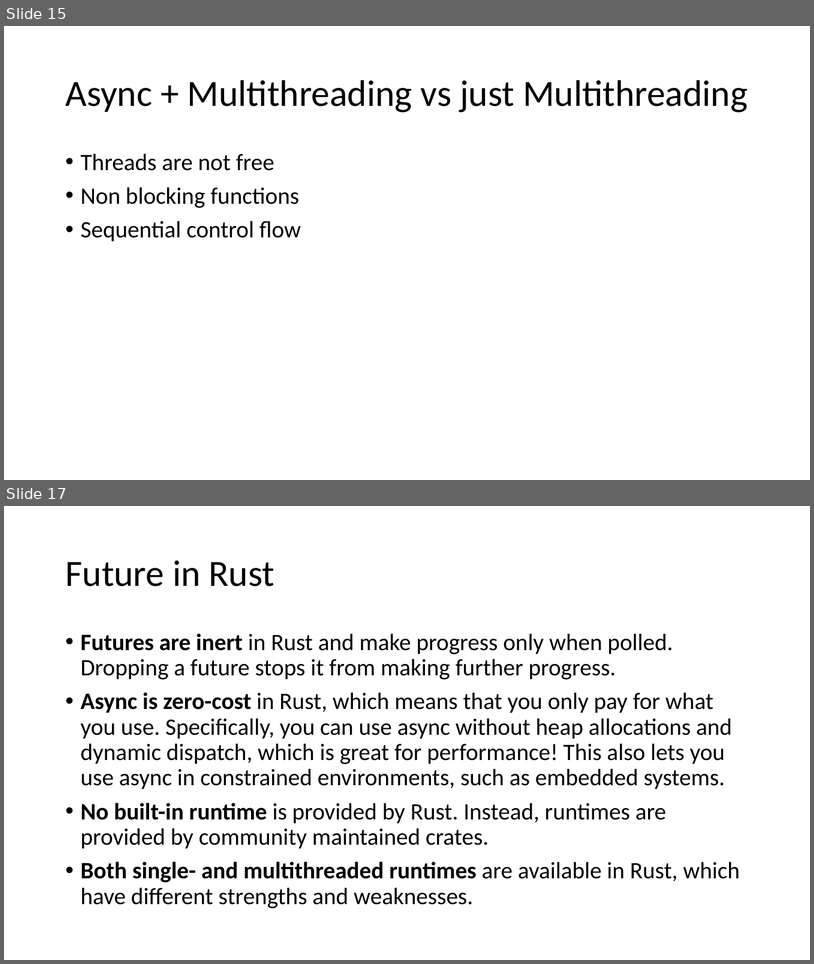
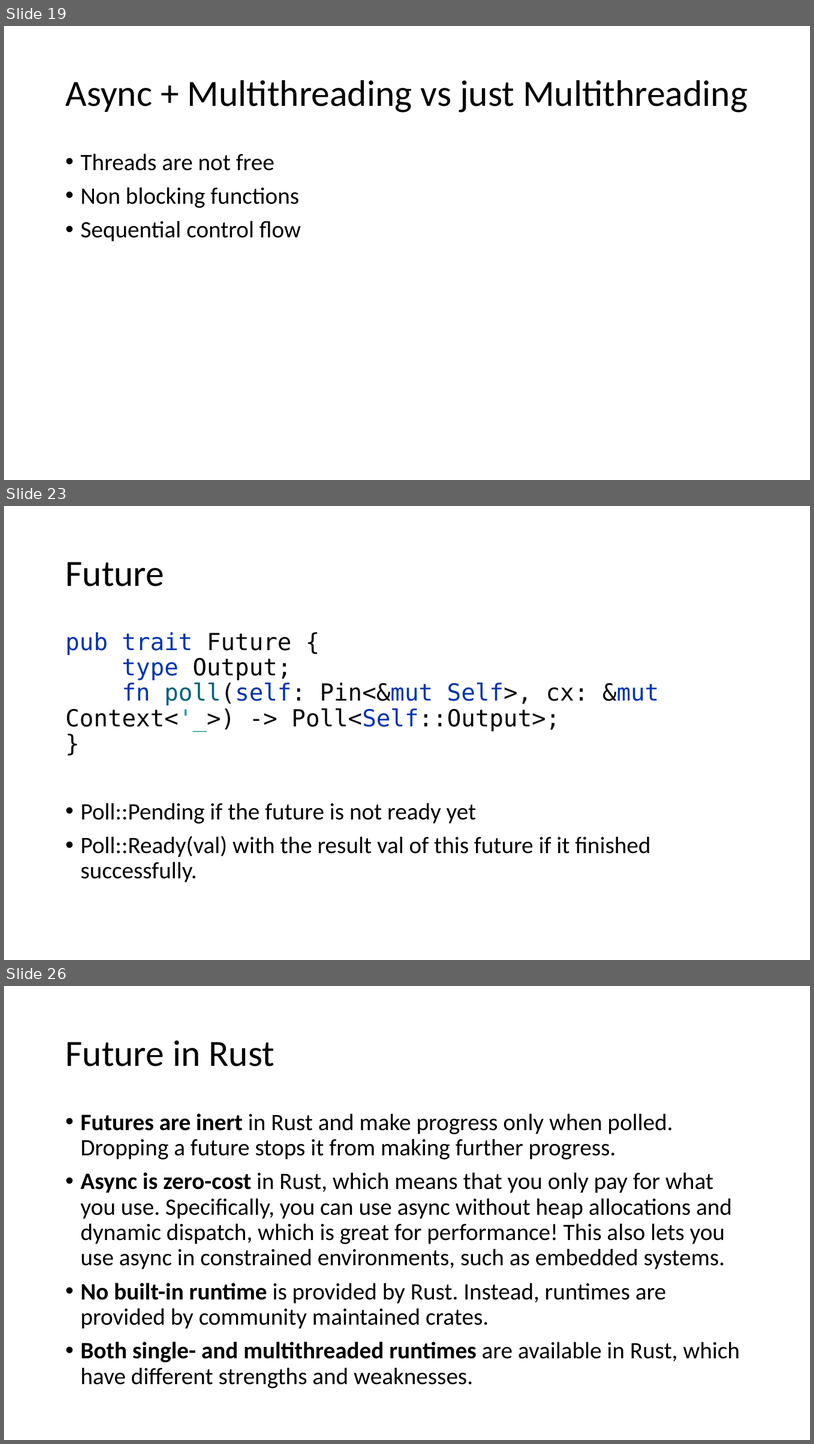
Before and after one commit to kugushev/course-rust-basics, a slide deck: src/12-Async/12-Async&Tests.pptx. Shown one above the other, each under a label of ours: slides 15 and 17 before the commit, slides 19, 23 and 26 after it; the slides between them are not shown. The pictures are 814x964 and 814x1444 pixels, drawn with LibreOffice and Linux fonts; fonts in the diff are those of the drawing. Boxes give left, top, right and bottom in pixels: in the first picture for what was removed or moved away, otherwise in the second. Text is boxed around its words. In the diff, an @@ line names an element or a change of style, - is before the commit and + after.

```diff
--- a/src/12-Async/12-Async&Tests.pptx
+++ b/src/12-Async/12-Async&Tests.pptx
@@ slide 23 added at (x1=4, y1=506, x2=810, y2=960), background #FFFFFF @@
@@ title added at (x1=65, y1=562, x2=164, y2=586), 44 pt, text #000000 @@
+Future
@@ text added at (x1=65, y1=632, x2=659, y2=882), 28 pt, text #000000 @@
+pub trait Future {
+type Output;
+fn poll(self: Pin<&mut Self>, cx: &mut Context<'_>) -> Poll<Self::Output>;
+}
+• Poll::Pending if the future is not ready yet
+• Poll::Ready(val) with the result val of this future if it finished successfully.
@@ what was slide 15 is now slide 19 @@
@@ what was slide 17 is now slide 26 @@
```
Also in this commit, not shown: 1 slide changed, 25 other slides added, 2 slides removed, 1 other file.
